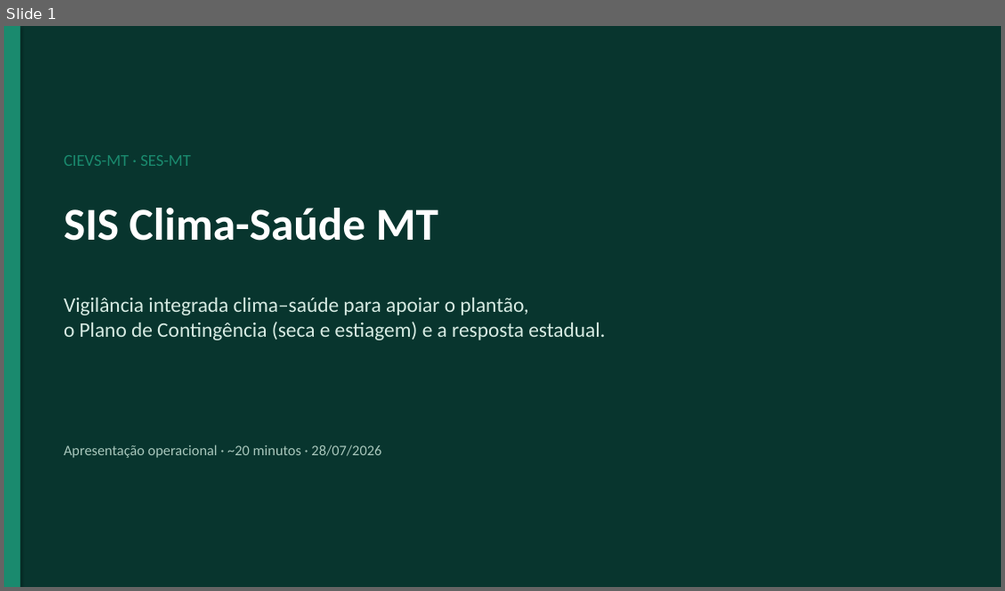
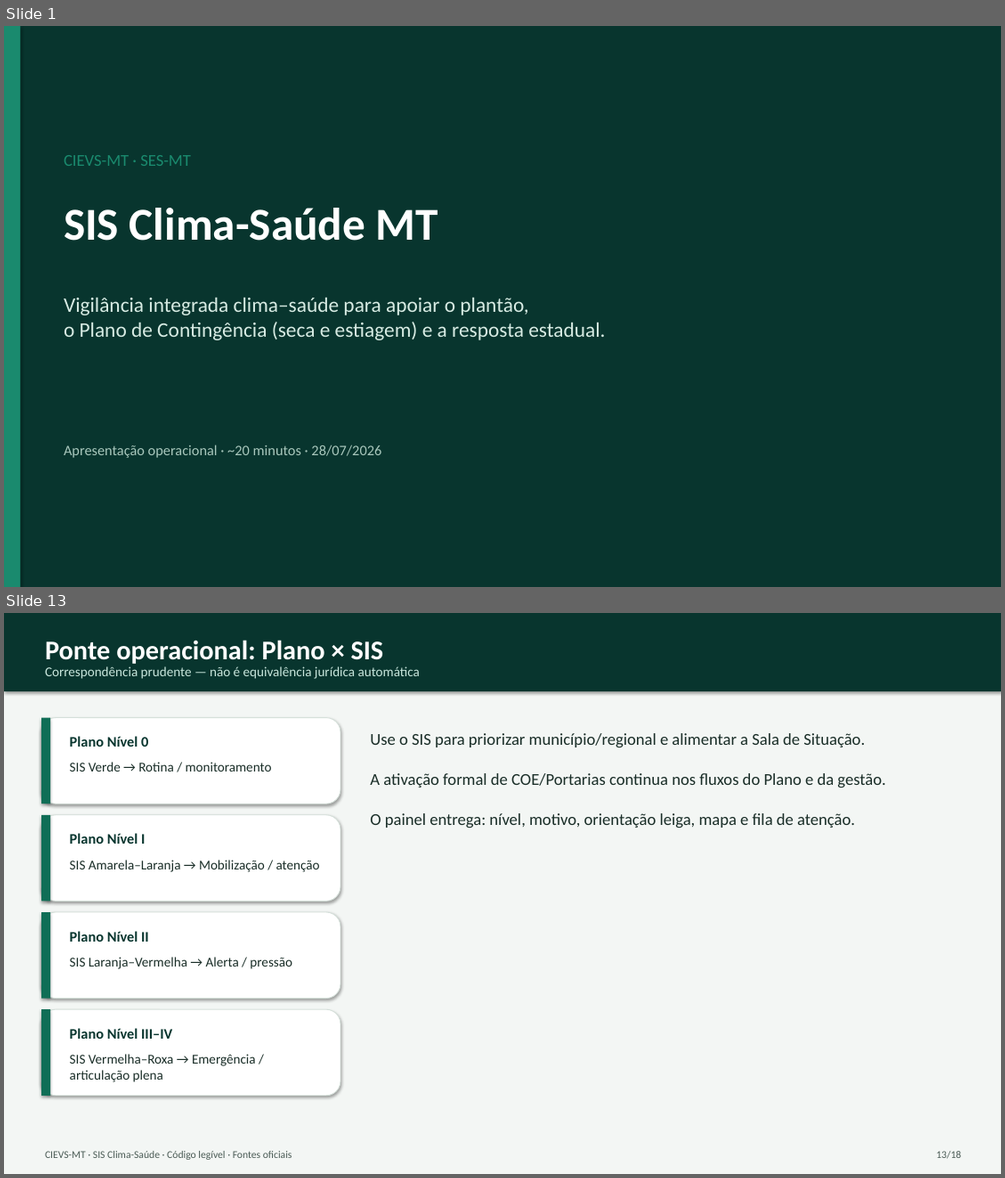
Before and after one commit to menandesneto51/SIS-Monitoramento-Clima-Sa-de, a slide deck: docs/apresentacoes/Apresentacao_SIS_Clima_Saude_20min.pptx. Shown one above the other, each under a label of ours: slide 1 before the commit, slides 1 and 13 after it; the slides between them are not shown. The pictures are 1005x591 and 1005x1178 pixels, drawn with LibreOffice and Linux fonts; fonts in the diff are those of the drawing. Boxes give left, top, right and bottom in pixels: in the first picture for what was removed or moved away, otherwise in the second. Text is boxed around its words. In the diff, an @@ line names an element or a change of style, - is before the commit and + after.

```diff
--- a/docs/apresentacoes/Apresentacao_SIS_Clima_Saude_20min.pptx
+++ b/docs/apresentacoes/Apresentacao_SIS_Clima_Saude_20min.pptx
@@ slide 13 added at (4,613,1001,1174), background #FFFFFF @@
@@ rectangle added at (4,613,1001,1174), fill #F3F6F4 @@
@@ rectangle added at (4,613,1001,691), fill #08352E @@
@@ text added at (45,640,384,664), 26 pt, text #FFFFFF, bold @@
+Ponte operacional: Plano × SIS
@@ text added at (45,666,420,679), 13 pt, text #C8E6DC @@
+Correspondência prudente — não é equivalência jurídica automática
@@ rounded rectangle added at (41,718,340,803), fill #FFFFFF, outline #D5E0DA 0.75 pt @@
@@ rectangle added at (41,718,50,803), fill #0F6E56 @@
@@ text added at (70,736,148,747), 14 pt, text #08352E, bold @@
+Plano Nível 0
@@ text added at (370,733,885,827), 16 pt, text #1A2E28 @@
+Use o SIS para priorizar município/regional e alimentar a Sala de Situação.
+A ativação formal de COE/Portarias continua nos fluxos do Plano e da gestão.
+O painel entrega: nível, motivo, orientação leiga, mapa e fila de atenção.
@@ text added at (70,762,272,771), 13 pt, text #1A2E28 @@
+SIS Verde → Rotina / monitoramento
@@ rounded rectangle added at (41,815,340,900), fill #FFFFFF, outline #D5E0DA 0.75 pt @@
@@ rectangle added at (41,815,50,900), fill #0F6E56 @@
@@ text added at (70,833,145,844), 14 pt, text #08352E, bold @@
+Plano Nível I
@@ text added at (70,860,320,872), 13 pt, text #1A2E28 @@
+SIS Amarela–Laranja → Mobilização / atenção
@@ rounded rectangle added at (41,912,340,998), fill #FFFFFF, outline #D5E0DA 0.75 pt @@
@@ rectangle added at (41,912,50,998), fill #0F6E56 @@
@@ text added at (70,931,149,941), 14 pt, text #08352E, bold @@
+Plano Nível II
@@ text added at (70,957,292,969), 13 pt, text #1A2E28 @@
+SIS Laranja–Vermelha → Alerta / pressão
@@ rounded rectangle added at (41,1009,340,1095), fill #FFFFFF, outline #D5E0DA 0.75 pt @@
@@ rectangle added at (41,1009,50,1095), fill #0F6E56 @@
@@ text added at (70,1028,172,1038), 14 pt, text #08352E, bold @@
+Plano Nível III–IV
@@ text added at (70,1054,256,1082), 13 pt, text #1A2E28 @@
+SIS Vermelha–Roxa → Emergência / articulação plena
@@ text added at (45,1151,292,1159), 10 pt, text #4B5C56 @@
+CIEVS-MT · SIS Clima-Saúde · Código legível · Fontes oficiais
@@ text added at (936,1151,961,1159), 10 pt, text #4B5C56 @@
+13/18
```
Also in this commit, not shown: 13 slides changed, 3 other slides added, 45 other files.
